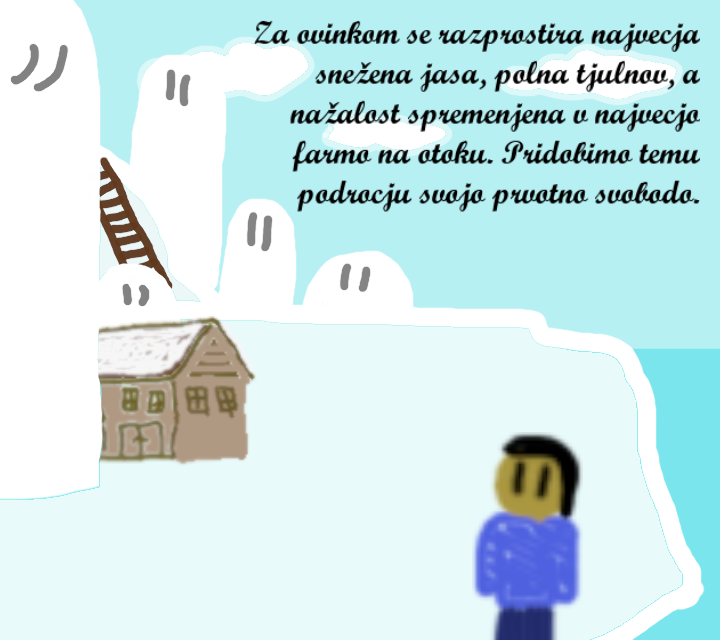
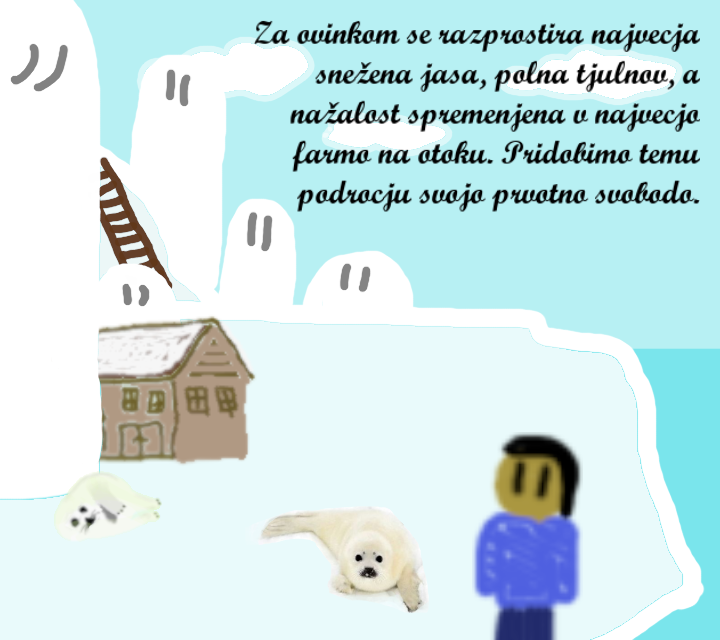
Layer changes from the first 720 × 640 image to the second:
added layer "tjulenj copy" above "irl tjuln" over [54, 471, 162, 542]
added layer "irl tjuln" above "player.png" over [246, 506, 429, 613]
painted on "svtla" over [419, 564, 429, 613]
